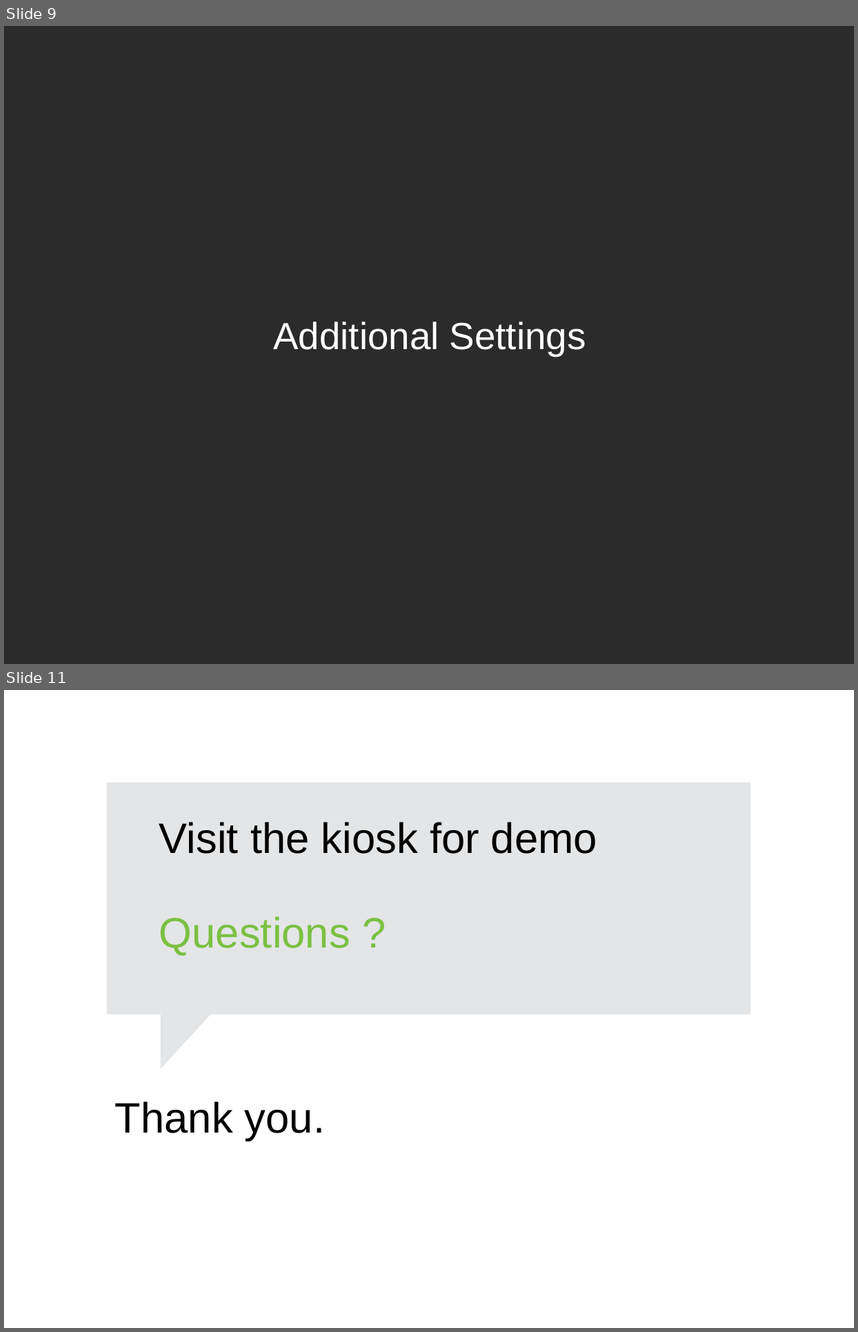
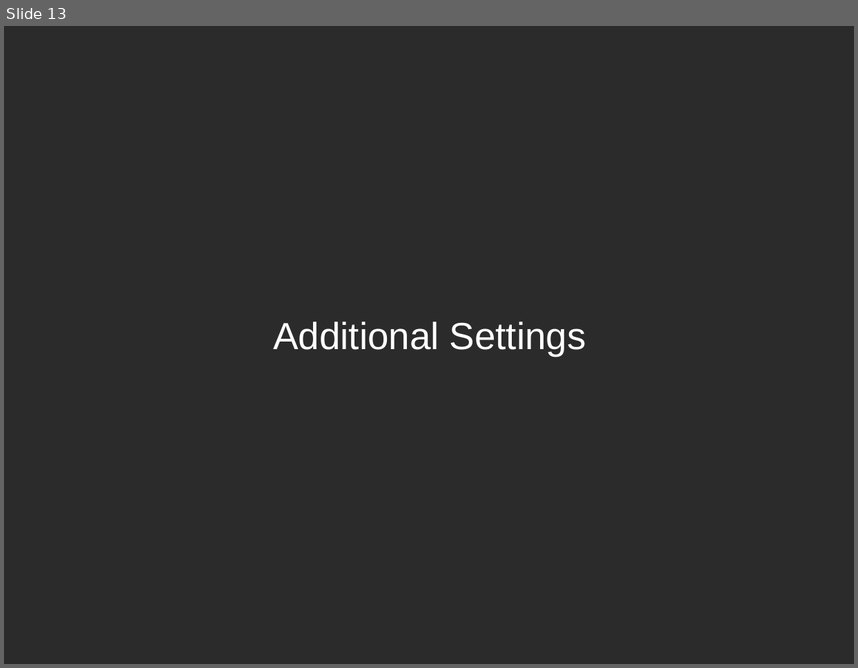
Before and after one commit to sreeves/presentation, a slide deck: SUSECON_2015_RemoteDesktop.odp. Shown one above the other, each under a label of ours: slides 9 and 11 before the commit, slide 13 after it; the slides between them are not shown. The pictures are 858x1332 and 858x668 pixels, drawn with LibreOffice and Linux fonts; fonts in the diff are those of the drawing; background and template pictures are left out; a plain dark background stands for a picture behind light text. Boxes give left, top, right and bottom in pixels: in the first picture for what was removed or moved away, otherwise in the second. Text is boxed around its words. In the diff, an @@ line names an element or a change of style, - is before the commit and + after.

```diff
--- a/SUSECON_2015_RemoteDesktop.odp
+++ b/SUSECON_2015_RemoteDesktop.odp
@@ slide 11 removed at box(4, 690, 854, 1328), background #FFFFFF @@
@@ rectangle removed at box(107, 782, 751, 1014) @@
@@ text removed at box(159, 822, 597, 956) @@
-Visit the kiosk for demo
-Questions ?
@@ right triangle removed at box(161, 1007, 217, 1068) @@
@@ text removed at box(115, 1101, 325, 1141) @@
-Thank you.
@@ page number removed at box(16, 1296, 92, 1328) @@
-11
@@ what was slide 9 is now slide 13 @@
```
Also in this commit, not shown: 4 slides changed, 11 slides added, 2 other slides removed, 1 other file.
